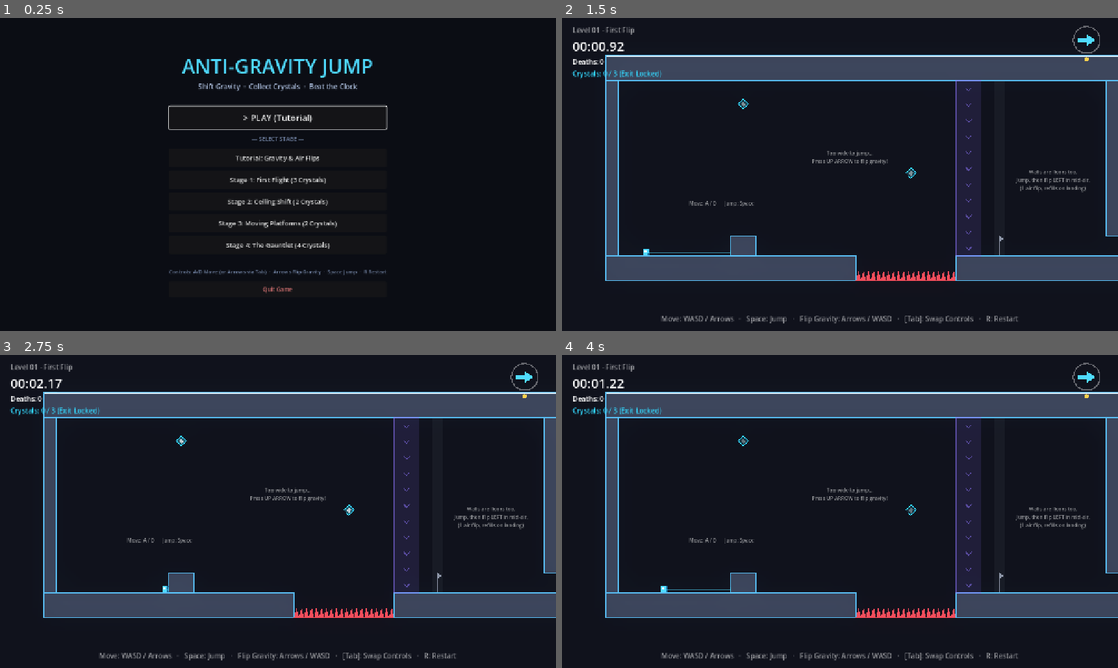
Above: before the commit, frames 1-4 (two rows, left to right).
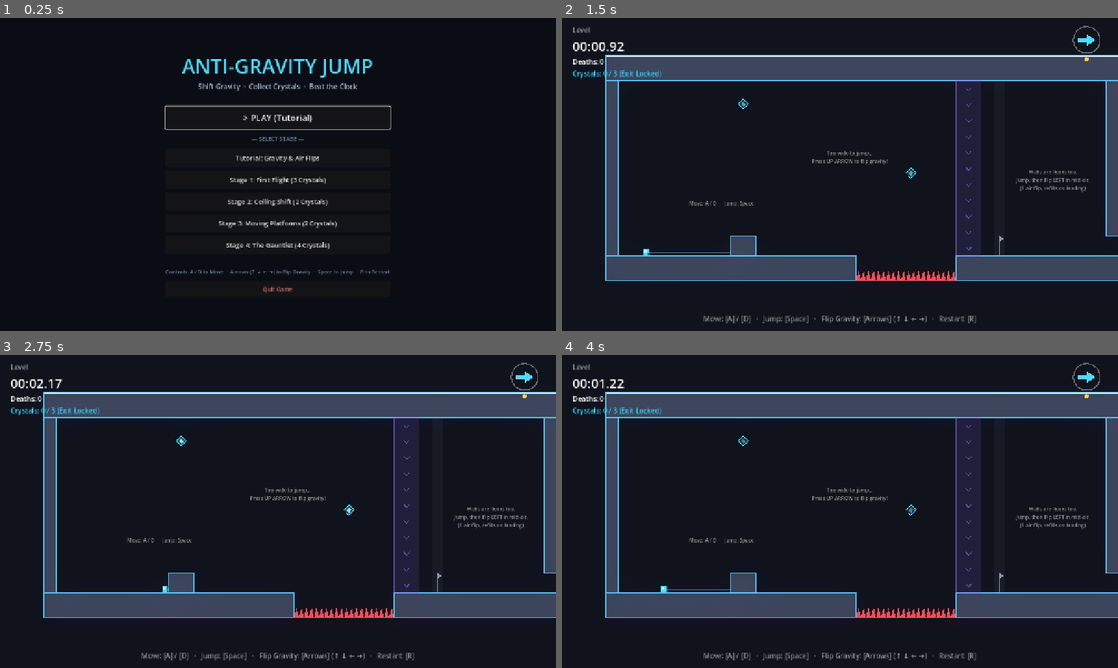
Above: after the commit, the same moments.

Repository: gorelikspb/antigravityjump
Game: Godot game, scene res://src/ui/main_menu.tscn
Same seed, same stepped clock (60 frames per second), same inputs: the game is played once before the commit and once after it.
Inputs (mouse positions are in pixels of both pictures, inside the frame that each line leads up to):
- Up to frame 1 (0.25 s): no input
- Up to frame 2 (1.5 s): click "Stage 1: First Flight (3 Crys…" at 0.5 s; tap Enter (confirm) at 1.25 s; move the mouse to (962, 158) at 1.27 s; hold Right (gravity_right) from 1.28 s (still down); tap 0 at 1.35 s; click (962, 158) at 1.42 s
- Up to frame 3 (2.75 s): keep holding Right (gravity_right); tap Space (jump) at 1.52, 2.27 s; tap K at 1.55, 2.1 s; move the mouse to (166, 527) at 2.02 s; tap 0 at 2.3 s
- Up to frame 4 (4 s): tap R (restart) at 2.75 s; move the mouse to (895, 442) at 2.77 s; release Right (gravity_right) at 2.78 s; hold Left (gravity_left) 2.78-3.53 s; hold Enter (confirm) 2.78-3.53 s; tap K at 3.05 s; move the mouse to (812, 574) at 3.52 s; hold Right (gravity_right) from 3.53 s (still down); tap 0 at 3.6 s; click (812, 574) at 3.67 s; tap Space (jump) at 3.77 s

The runs differ from the first frame. In frame 1, 0.3% of the frame differs, in the area x 29-71%, y 27-83%; in frame 2, 0.7%, in the area x 5-82%, y 2-98%; in frame 3, 0.7%; in frame 4, 0.7%.

Commit message:
style: remove Tab references and enhance tutorial idle hint reliability

Diff:
--- a/src/levels/level_00_tutorial.tscn
+++ b/src/levels/level_00_tutorial.tscn
@@ -104,8 +104,7 @@
 offset_bottom = 510.0
 theme_override_colors/font_color = Color(0.9, 0.9, 1, 0.9)
 theme_override_font_sizes/font_size = 18
-text = "1. Move: [A] / [D]   Jump: [Space]
-(Press [Tab] anytime to move with Arrows!)"
+text = "1. Move: [A] / [D]   ·   Jump: [Space]"
 horizontal_alignment = 1
 
 [node name="Label2" type="Label" parent="TutorialLabels"]
--- a/src/ui/hud.gd
+++ b/src/ui/hud.gd
@@ -1,7 +1,7 @@
 class_name HUD
 extends CanvasLayer
 ## In-level HUD. Listens ONLY to Level signals (injected via bind()).
-## Tracks player idle time (shows 5s hint) and control scheme switches ([Tab]).
+## Tracks player idle time (shows hint after 3.5s of inactivity) and HUD stats.
 
 @onready var _level_name: Label = %LevelName
 @onready var _timer: Label = %TimerLabel
@@ -16,8 +16,11 @@
 @onready var _scheme_toast: Label = %SchemeToast
 
 var _idle_time: float = 0.0
-const IDLE_THRESHOLD: float = 5.0
+const IDLE_THRESHOLD: float = 3.5
 var _toast_timer: float = 0.0
+var _level_ref: Level = null
+var _player_node: CharacterBody2D = null
+var _last_pos: Vector2 = Vector2.ZERO
 
 
 func _ready() -> void:
@@ -32,7 +35,15 @@
 		if _toast_timer <= 0.0 and _scheme_toast:
 			_scheme_toast.visible = false
 
-	if _has_any_input():
+	var player_moved := false
+	if _player_node and is_instance_valid(_player_node):
+		var cur_pos := _player_node.global_position
+		if cur_pos.distance_to(_last_pos) > 2.0:
+			player_moved = true
+		_last_pos = cur_pos
+
+	var has_input := _has_any_input()
+	if has_input or player_moved:
 		_idle_time = 0.0
 		if _idle_hint and _idle_hint.visible:
 			_idle_hint.visible = false
@@ -52,15 +63,24 @@
 
 
 func _show_idle_hint() -> void:
-	var move_str := "A/D"
-	var flip_str := "Arrows"
+	var move_str := "A / D"
+	var flip_str := "Arrows (↑ ↓ ← →)"
 	if has_node("/root/InputBootstrap"):
 		var ib := get_node("/root/InputBootstrap")
 		if ib.current_scheme == ib.ControlScheme.ARROWS_MOVE_WASD_FLIP:
 			move_str = "Arrows"
 			flip_str = "W/A/S/D"
 
-	_idle_label.text = "💡 Need help? Move: [%s]  ·  Jump: [Space]  ·  Flip Gravity: [%s]  ·  [Tab] Swap Controls  ·  Restart: [R]" % [move_str, flip_str]
+	var is_tutorial := _level_ref != null and (_level_ref.level_name.to_lower().contains("tutorial") or _level_ref.name.to_lower().contains("tutorial"))
+	if is_tutorial:
+		var px := _player_node.global_position.x if (_player_node and is_instance_valid(_player_node)) else 0.0
+		if px < 900.0:
+			_idle_label.text = "💡 Stuck? Press [Up Arrow] on ground to walk on the ceiling! (Move: [%s]  ·  Jump: [Space])" % move_str
+		else:
+			_idle_label.text = "💡 Collect all floating crystals to unlock the Exit! (Touch crystal in air to restore flip)"
+	else:
+		_idle_label.text = "💡 Move: [%s]  ·  Jump: [Space]  ·  Flip Gravity: [%s]  ·  Restart: [R]" % [move_str, flip_str]
+
 	_idle_hint.visible = true
 
 
@@ -68,11 +88,14 @@
 	if _scheme_toast:
 		_scheme_toast.text = "Controls: " + scheme_name
 		_scheme_toast.visible = true
-		_toast_timer = 3.0
+		_toast_timer = 2.5
 
 
 func bind(level: Level) -> void:
-	_level_name.text = level.level_name
+	_level_ref = level
+	_player_node = level.get_node_or_null("Player") as CharacterBody2D
+	if _player_node:
+		_last_pos = _player_node.global_position
 	_complete_panel.visible = false
 	level.timer_updated.connect(_on_timer_updated)
 	level.deaths_changed.connect(_on_deaths_changed)
--- a/src/ui/hud.tscn
+++ b/src/ui/hud.tscn
@@ -2,6 +2,24 @@
 
 [ext_resource type="Script" path="res://src/ui/hud.gd" id="1_hud"]
 [ext_resource type="Script" path="res://src/ui/gravity_indicator.gd" id="2_indicator"]
+
+[sub_resource type="StyleBoxFlat" id="StyleBoxFlat_idle"]
+bg_color = Color(0.08, 0.1, 0.16, 0.95)
+border_width_left = 2
+border_width_top = 2
+border_width_right = 2
+border_width_bottom = 2
+border_color = Color(0.3, 0.85, 1, 0.95)
+corner_radius_top_left = 8
+corner_radius_top_right = 8
+corner_radius_bottom_right = 8
+corner_radius_bottom_left = 8
+expand_margin_left = 16.0
+expand_margin_top = 8.0
+expand_margin_right = 16.0
+expand_margin_bottom = 8.0
+shadow_color = Color(0, 0, 0, 0.6)
+shadow_size = 8
 
 [node name="HUD" type="CanvasLayer"]
 script = ExtResource("1_hud")
@@ -62,7 +80,7 @@
 grow_horizontal = 2
 grow_vertical = 0
 theme_override_colors/font_color = Color(1, 1, 1, 0.55)
-text = "Move: WASD / Arrows   ·   Space: Jump   ·   Flip Gravity: Arrows / WASD   ·   [Tab]: Swap Controls   ·   R: Restart"
+text = "Move: [A] / [D]   ·   Jump: [Space]   ·   Flip Gravity: [Arrows] (↑ ↓ ← →)   ·   Restart: [R]"
 horizontal_alignment = 1
 
 [node name="IdleHint" type="PanelContainer" parent="."]
@@ -71,18 +89,19 @@
 anchors_preset = 5
 anchor_left = 0.5
 anchor_right = 0.5
-offset_left = -420.0
-offset_top = 70.0
-offset_right = 420.0
+offset_left = -440.0
+offset_top = 65.0
+offset_right = 440.0
 offset_bottom = 120.0
 grow_horizontal = 2
+theme_override_styles/panel = SubResource("StyleBoxFlat_idle")
 
 [node name="IdleLabel" type="Label" parent="IdleHint"]
 unique_name_in_owner = true
 layout_mode = 2
-theme_override_colors/font_color = Color(1, 0.9, 0.45, 1)
+theme_override_colors/font_color = Color(1, 0.92, 0.45, 1)
 theme_override_font_sizes/font_size = 16
-text = "💡 Move: [A]/[D] · Jump: [Space] · Flip Gravity: [Arrows] · Restart: [R] · [Tab] Swap Controls"
+text = "💡 Move: [A] / [D]   ·   Jump: [Space]   ·   Flip Gravity: [Arrows] (↑ ↓ ← →)   ·   Restart: [R]"
 horizontal_alignment = 1
 vertical_alignment = 1
 
--- a/src/ui/main_menu.tscn
+++ b/src/ui/main_menu.tscn
@@ -118,7 +118,7 @@
 layout_mode = 2
 theme_override_colors/font_color = Color(0.45, 0.52, 0.65, 1)
 theme_override_font_sizes/font_size = 12
-text = "Controls: A/D Move (or Arrows via Tab)  ·  Arrows Flip Gravity  ·  Space Jump  ·  R Restart"
+text = "Controls: A / D to Move  ·  Arrows (↑ ↓ ← →) to Flip Gravity  ·  Space to Jump  ·  R to Restart"
 horizontal_alignment = 1
 
 [node name="BtnQuit" type="Button" parent="CenterContainer/VBoxContainer"]
Not shown, changed: public/game/index.pck
